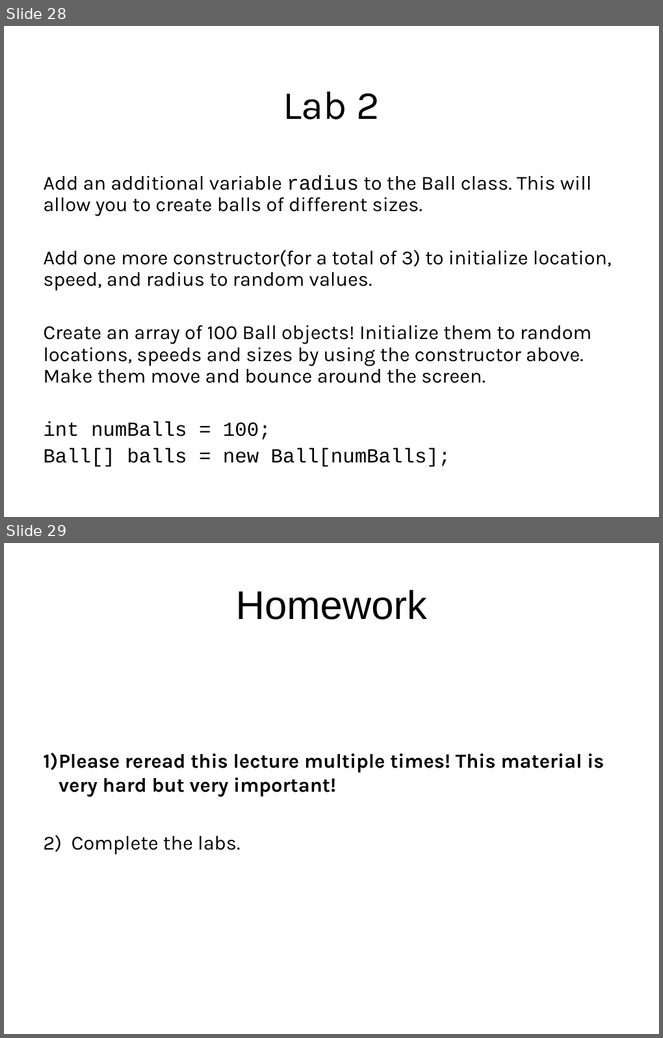
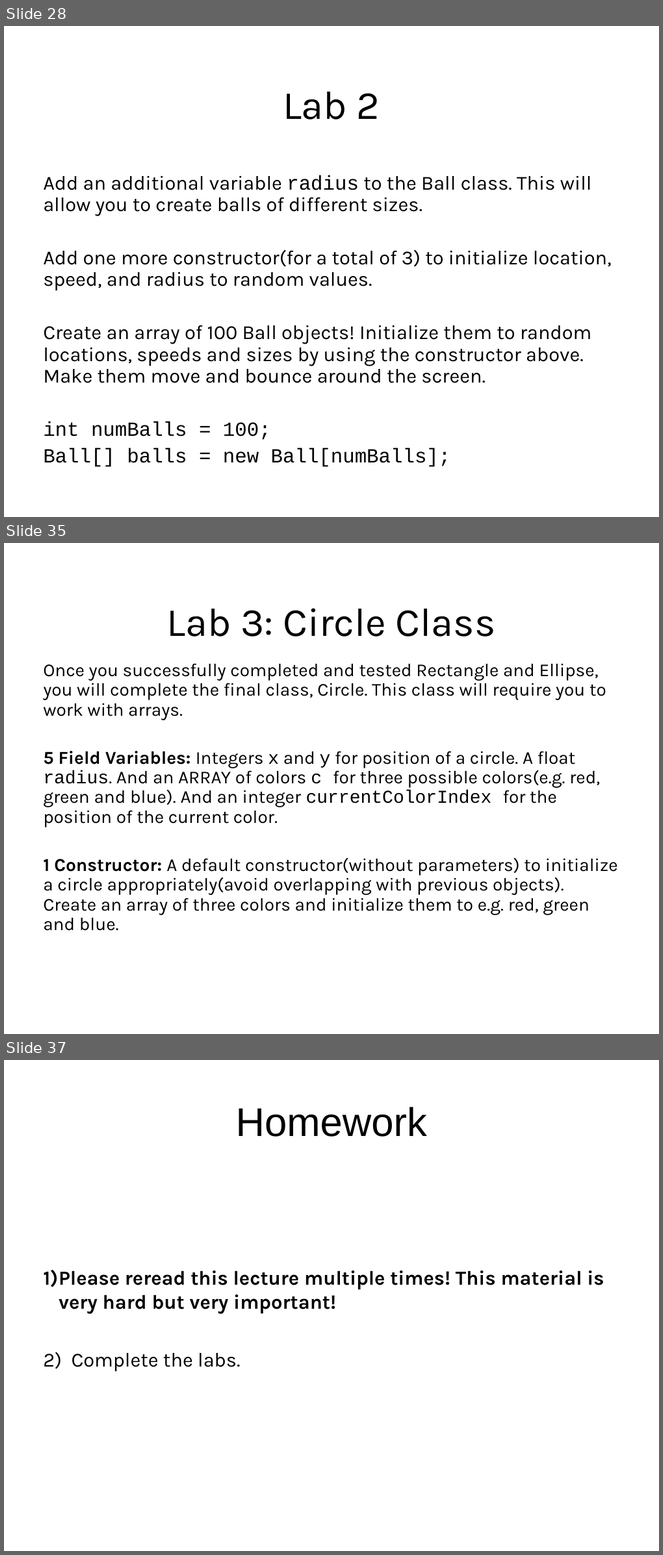
Before and after one commit to LongBaoNguyen/longbaonguyen.github.io, a slide deck: courses/apcsp/lecture11.ppt. Shown one above the other, each under a label of ours: slides 28 and 29 before the commit, slides 28, 35 and 37 after it; the slides between them are not shown. The pictures are 663x1038 and 663x1555 pixels, drawn with LibreOffice and Linux fonts; fonts in the diff are those of the drawing; background and template pictures are left out. Boxes give left, top, right and bottom in pixels: in the first picture for what was removed or moved away, otherwise in the second. Text is boxed around its words. In the diff, an @@ line names an element or a change of style, - is before the commit and + after.

```diff
--- a/courses/apcsp/lecture11.ppt
+++ b/courses/apcsp/lecture11.ppt
@@ slide 35 added at box(4, 543, 659, 1034), background picture (left out) @@
@@ title added at box(167, 608, 496, 637), 44 pt, text #000000 @@
+Lab 3: Circle Class
@@ text added at box(43, 663, 618, 931), 20 pt, text #000000 @@
+Once you successfully completed and tested Rectangle and Ellipse, you will complete the final class, Circle. This class will require you to work with arrays.
+5 Field Variables: Integers x and y for position of a circle. A float radius. And an ARRAY of colors c for three possible colors(e.g. red, green and blue). And an integer currentColorIndex for the position of the current color.
+1 Constructor: A default constructor(without parameters) to initialize a circle appropriately(avoid overlapping with previous objects). Create an array of three colors and initialize them to e.g. red, green and blue.
@@ what was slide 29 is now slide 37 @@
```
Also in this commit, not shown: 1 slide changed, 7 other slides added, 5 other files.
